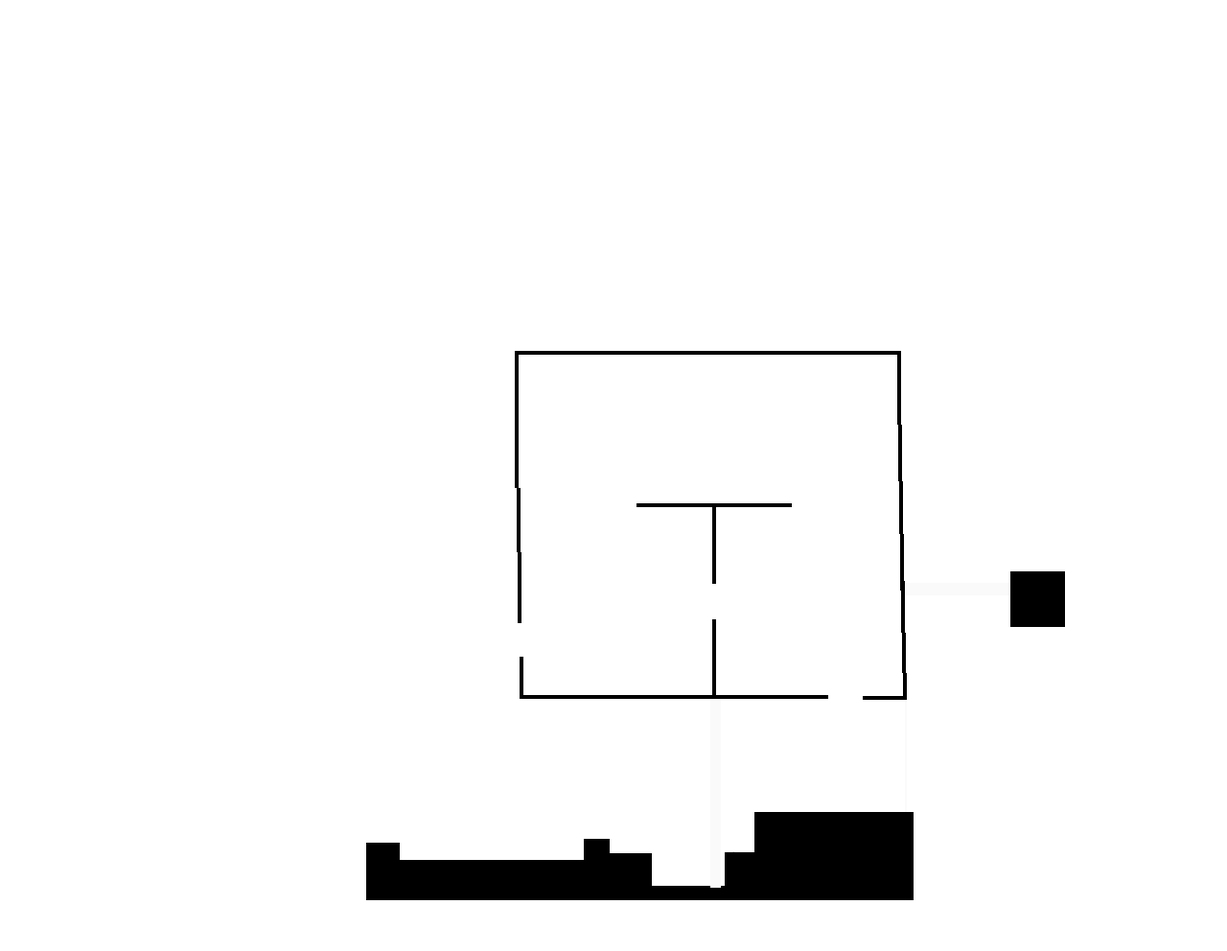
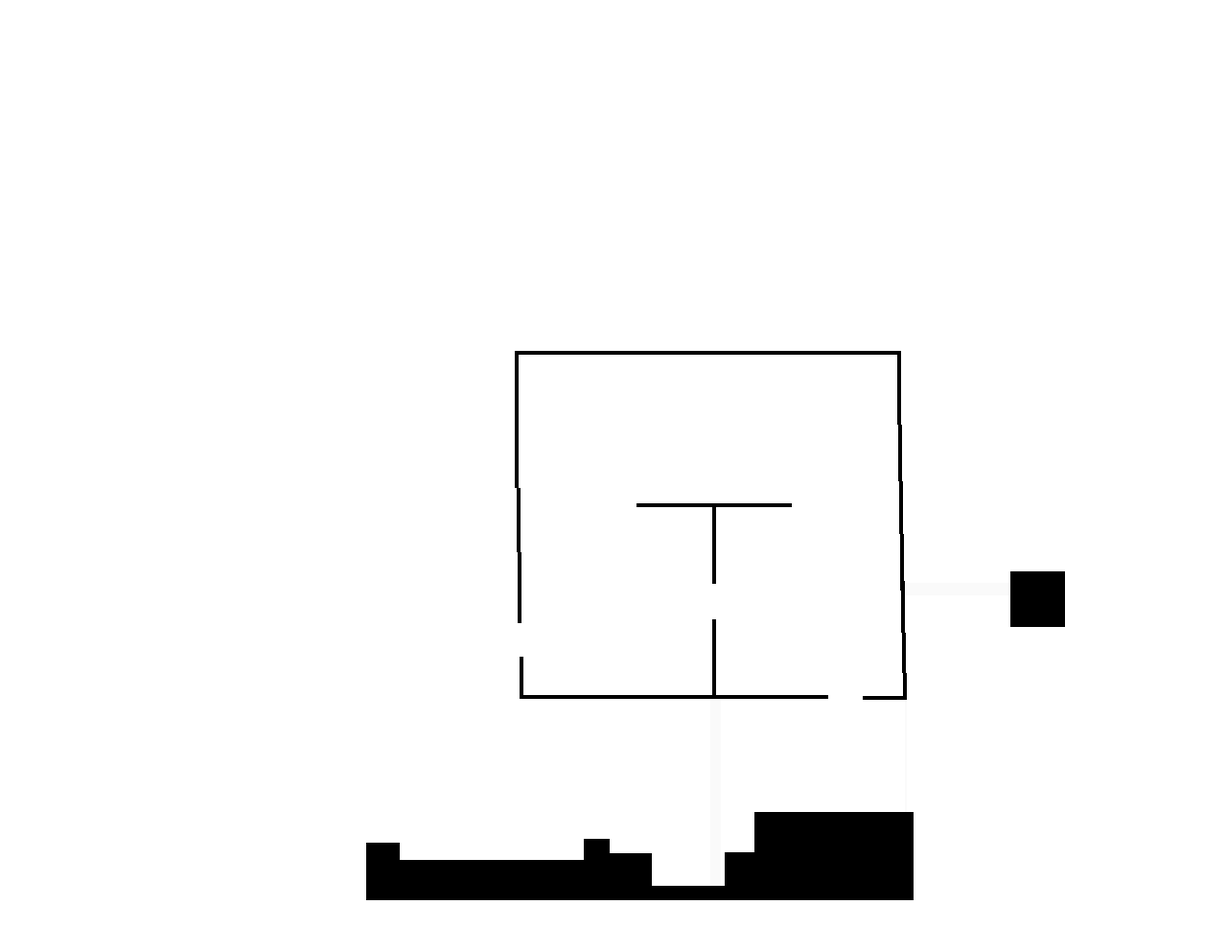
Comparing the layer stacks of the two 1227 x 951 images. Changes:
painted on "rgo2017large.pgm" over (x1=710, y1=851, x2=735, y2=889)
